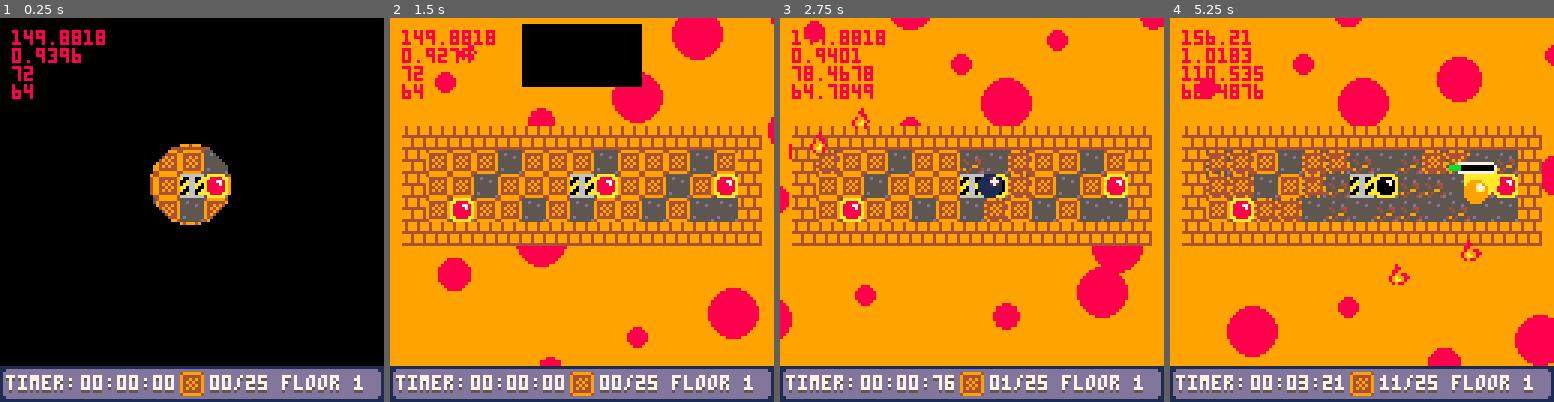
Above: before the commit, frames 1-4 (left to right).
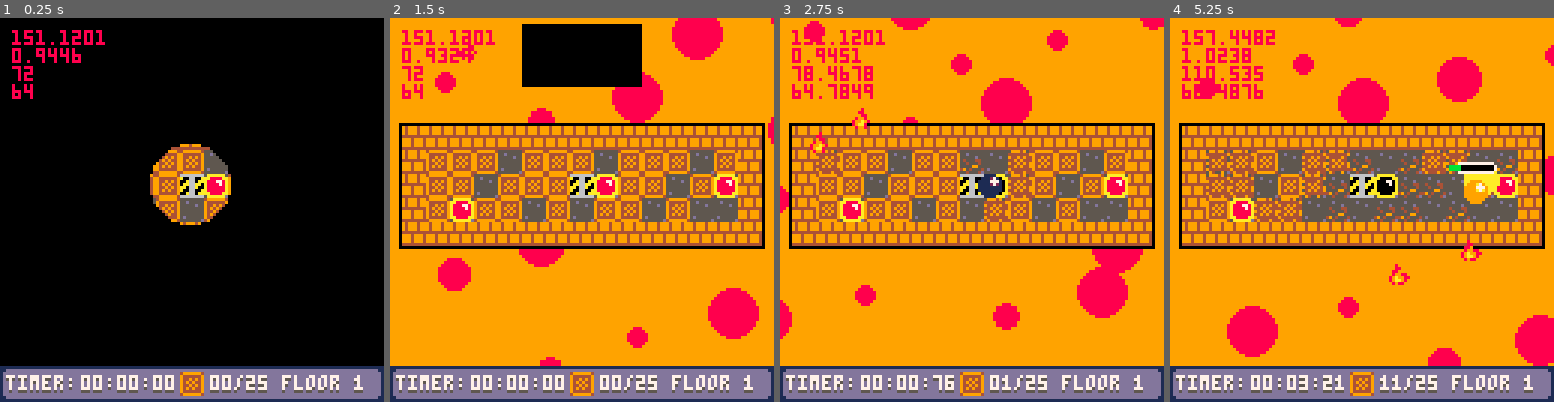
Above: after the commit, the same moments.

Repository: SHKBRD/P8CrateBall
Game: PICO-8 cartridge balltest24.p8
The game is run twice, just before and just after one commit, with the same random seed, the same clock (stepped at 60 frames per second) and the same inputs.
Inputs:
- Up to frame 1 (0.25 s): no input
- Up to frame 2 (1.5 s): tap X (X key) at 0.33, 1.07 s; tap O (Z key) at 0.7 s
- Up to frame 3 (2.75 s): hold Right 1.6-2.1 s; tap O (Z key) at 1.7, 2.1, 2.5 s; tap X (X key) at 1.85 s; hold Up 2.15-2.42 s; hold Right from 2.47 s (still down)
- Up to frame 4 (5.25 s): tap O (Z key) every 0.4 s from 2.9 to 4.9 s; tap X (X key) at 2.97, 4.08, 5.2 s; release Right at 3.03 s; hold Left 3.08-3.58 s; hold Down 3.63-3.97 s; hold Right 4.02-4.68 s; hold Up 4.73-5.03 s; hold Left from 5.08 s (still down)

The runs differ from the first frame. In frame 1, 0.3% of the frame differs, in the area x 6-28%, y 3-12%; in frame 2, 2.3%; in frame 3, 2.2%; in frame 4, 2.3%, in the area x 2-98%, y 3-61%.

Commit message:
add border rendering

Diff:
--- a/balltest24.p8
+++ b/balltest24.p8
@@ -495,6 +496,21 @@
 	end
 end
 
+function draw_map_border()
+	local offx = (15-lev_w)/2
+	local offy = (13-lev_h)/2
+
+	pal(15,0)
+
+	local x1=8*(offx+1)-1
+	local x2=8*(offx+lev_w+3)
+	local y1=8*(offy+1)-1
+	local y2=8*(offy+lev_h+3)
+
+	rectfill(x1,y1,x2,y2,15)
+	pal(15,15)
+end
+
 function _draw()
  cls(0)
 
@@ -504,6 +520,8 @@
 	camoff[2] = 0
 
  draw_bg()
+
+ draw_map_border()
 
  map(0, 0, 0, 0, 18, 18)
 
